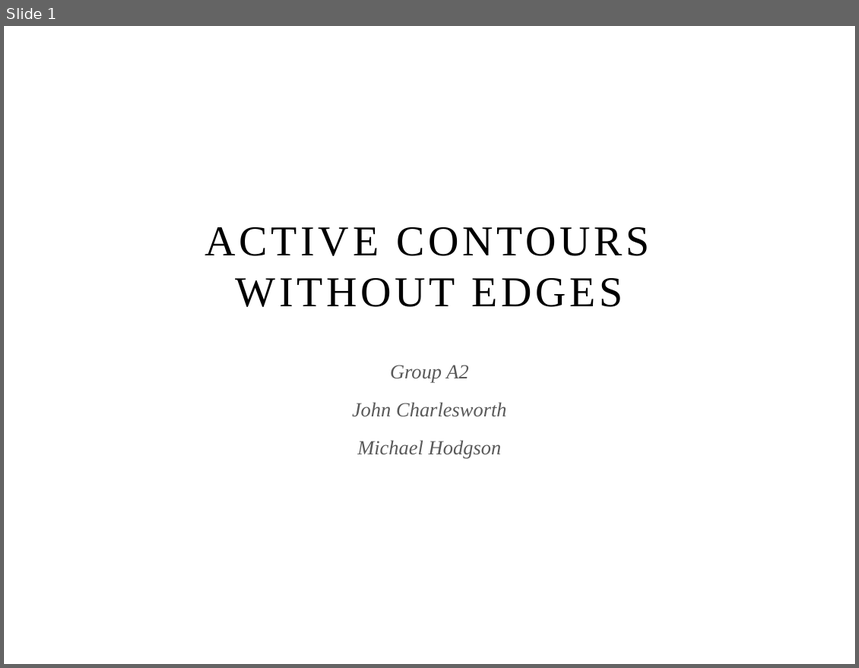
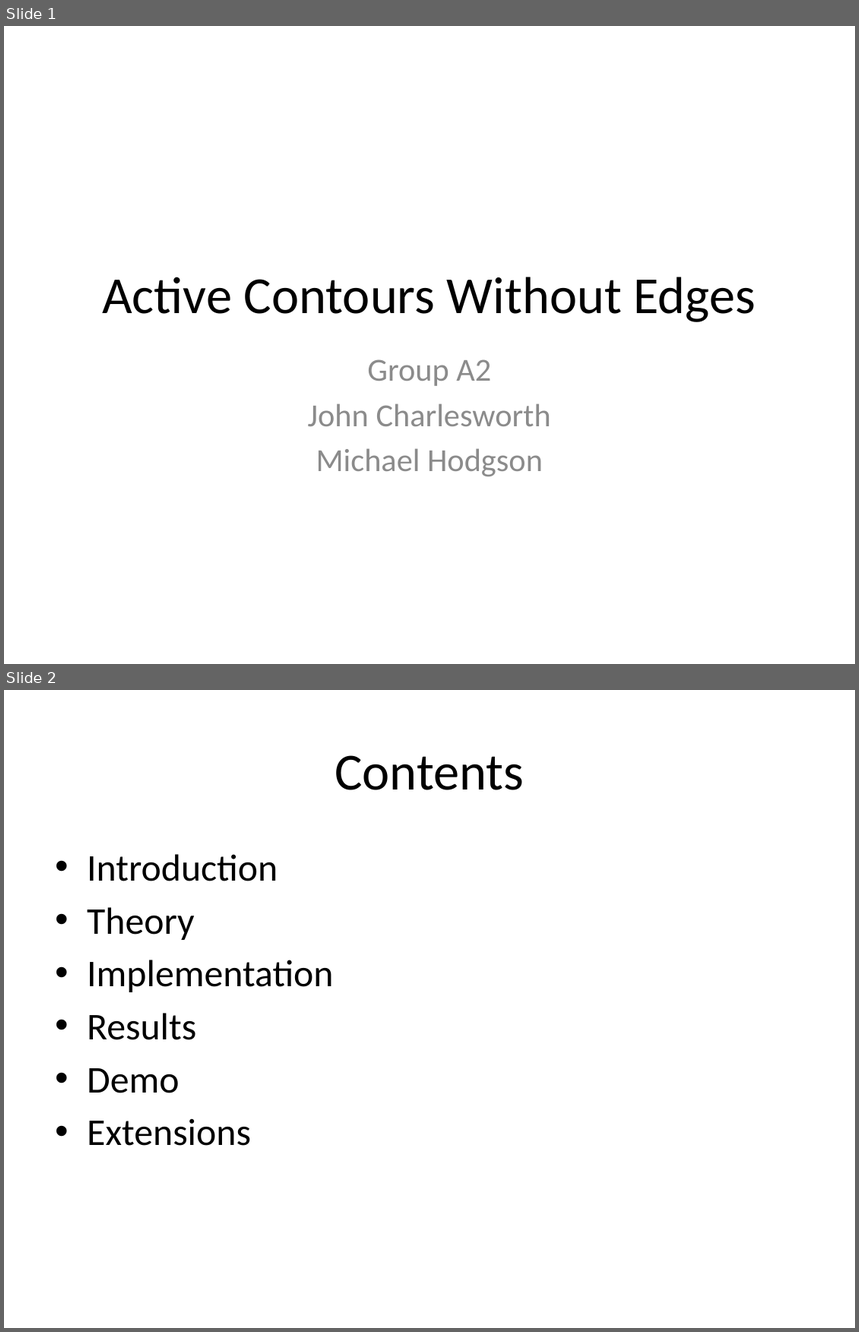
Before and after one commit to michaelwh/activecontnoedge, a slide deck: Active Contours Without Edges.pptx. Shown one above the other, each under a label of ours: slide 1 before the commit, slides 1 and 2 after it. The pictures are 859x668 and 859x1332 pixels, drawn with LibreOffice and Linux fonts; fonts in the diff are those of the drawing; background and template pictures are left out. Boxes give left, top, right and bottom in pixels: in the first picture for what was removed or moved away, otherwise in the second. Text is boxed around its words. In the diff, an @@ line names an element or a change of style, - is before the commit and + after.

```diff
--- a/Active Contours Without Edges.pptx
+++ b/Active Contours Without Edges.pptx
@@ slide 2 added at <box>4,690,855,1328</box>, background #FFFFFF @@
@@ title added at <box>335,755,524,790</box>, 44 pt, text #000000 @@
+Contents
@@ text added at <box>87,854,333,1146</box>, 32 pt, text #000000 @@
+• Introduction
+• Theory
+• Implementation
+• Results
+• Demo
+• Extensions
@@ slide 1 changed as well @@
@@ title "Active Contours Without Edges" at <box>102,277,756,322</box>: vertical alignment bottom to middle @@
@@ title at <box>102,277,756,322</box>: text changed; size 36 to 44 pt; font Times New Roman to Calibri @@
-ACTIVE CONTOURS WITHOUT EDGES
+Active Contours Without Edges
@@ subtitle "Group A2" at <box>308,360,551,477</box>: size 17 to 27.2 pt, font Times New Roman to Calibri, text colour #595959 to #8C8C8C, italic off; line spacing 1.4 to 1; more space between paragraphs @@
```
Also in this commit, not shown: 1 other slide changed, 4 other slides added, 1 slide removed.
